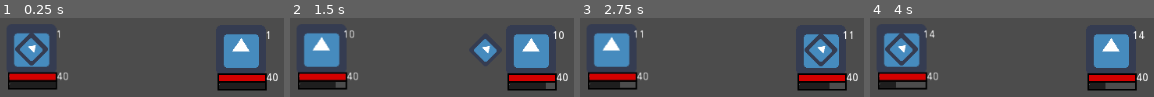
Above: before the commit, frames 1-4 (left to right).
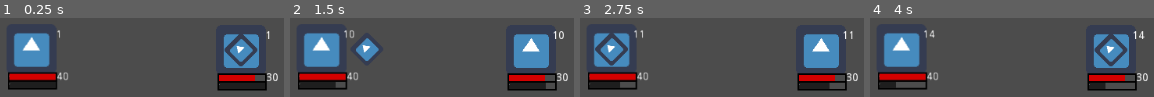
Above: after the commit, the same moments.

Repository: h19mili/Projekt_Fleorune.VM
Game: Godot game, scene res://Main.tscn
The game is run twice, just before and just after one commit, with the same random seed, the same clock (stepped at 60 frames per second) and the same inputs. The engine's default icon, where the game draws it, is replaced by a stand-in: a white triangle on a blue panel in a dark square.
Inputs:
- Up to frame 1 (0.25 s): no input
- Up to frame 2 (1.5 s): tap Enter (ui_accept) at 0.5, 0.6, 0.77, 1.07, 1.25, 1.35 s; hold Right (ui_right) 0.53-1.28 s; hold Down (ui_down) from 1.28 s (still down)
- Up to frame 3 (2.75 s): tap Enter (ui_accept) at 1.52, 1.82, 2.1 s; release Down (ui_down) at 2.03 s; hold Right (ui_right) from 2.03 s (still down)
- Up to frame 4 (4 s): tap Enter (ui_accept) at 2.75, 2.85, 3.02, 3.32, 3.5, 3.6, 3.77 s; release Right (ui_right) at 2.78 s; hold Up (ui_up) 2.78-3.53 s; hold Left (ui_left) from 3.53 s (still down)

The runs differ from the first frame. In frame 1, 4.6% of the frame differs, in the area x 5-96%, y 18-80%; in frame 2, 3.2%; in frame 3, 4.6%; in frame 4, 4.6%.
Error before the commit: First argument of yield() is null. (res://TurnQ.gd:53)
Error after the commit: Invalid get index 'Current_HP' (on base: 'Nil'). (res://TurnQ.gd:46)

Commit message:
Funkar
Target fungerar och dmg. Inga ändringar av klasser etc.

Diff:
--- a/Battler.gd
+++ b/Battler.gd
@@ -24,7 +24,7 @@
 
 func _process(delta):
 	if Input.is_action_just_pressed("ui_accept"):
-		#emit_signal("completed")
+		emit_signal("completed")
 		pass
 	if Input.is_action_just_pressed("ui_a"):
 		#emit_signal("emattack")
--- a/TurnQ.gd
+++ b/TurnQ.gd
@@ -42,12 +42,12 @@
 			#yield(select_arrow.select_target(battler), "completed")
 			select_arrow.select_target(targets)
 			yield(active_player, "completed")
+			Etarget = select_arrow.selected
 			Etarget.Current_HP -= active_player.CURRENT_DMG
 			print("Player End")
-			Etarget=select_arrow.selected
 
 		else:
-			#Battler_action = get_child(0)
+			Battler_action = get_child(0)
 			#yield(active_player, "emattack") # a
 			print("waiting for eneamy")
 			yield(Battler_action, "Attack_done")
